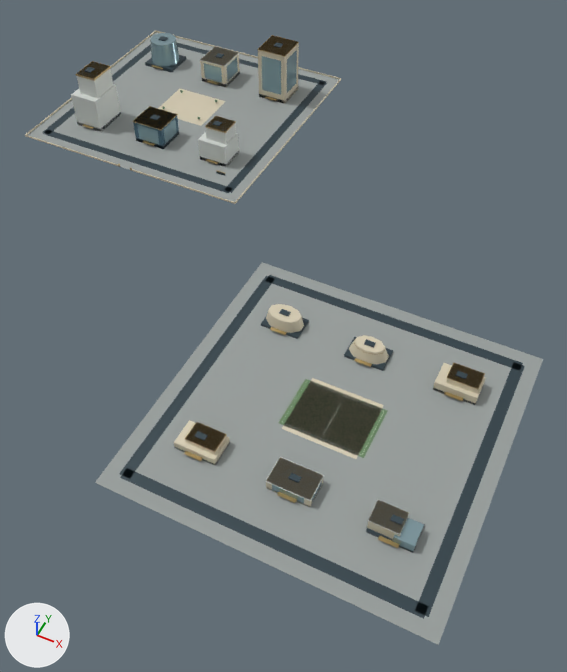
What one commit did to the glTF model web/public/assets/3d/ampliworld/GC-CITY-2030/GC-TILE-17-25.glb.
Both versions are drawn from a 50 mm lens placed at (7373.0, -10648.0, 642.0), pointed at (7091.0, -10084.0, -64.0). Lighting does not change. The marker at lower left points along +X, +Y and +Z. The picture after the commit comes second. Where no turn or scale is listed for an object, it has been applied to the vertices. Vertices at exactly the same position are counted once.

The scene before the commit, as lines of its bpy script (objects in view):
```python
ob_gc_tile_17_25_blue = bpy.data.objects.new('GC-TILE-17-25-blue', me_mesh_8)
ob_gc_tile_17_25_blue.location = (0.0, 0.0, 0.0)
ob_gc_tile_17_25_dark = bpy.data.objects.new('GC-TILE-17-25-dark', me_mesh_1)
ob_gc_tile_17_25_dark.location = (0.0, 0.0, 0.0)
ob_gc_tile_17_25_field = bpy.data.objects.new('GC-TILE-17-25-field', me_mesh_9)
ob_gc_tile_17_25_field.location = (0.0, 0.0, 0.0)
ob_gc_tile_17_25_glass = bpy.data.objects.new('GC-TILE-17-25-glass', me_mesh_6)
ob_gc_tile_17_25_glass.location = (0.0, 0.0, 0.0)
ob_gc_tile_17_25_gold = bpy.data.objects.new('GC-TILE-17-25-gold', me_mesh_5)
ob_gc_tile_17_25_gold.location = (0.0, 0.0, 0.0)
ob_gc_tile_17_25_ivory = bpy.data.objects.new('GC-TILE-17-25-ivory', me_mesh_2)
ob_gc_tile_17_25_ivory.location = (0.0, 0.0, 0.0)
ob_gc_tile_17_25_leaf = bpy.data.objects.new('GC-TILE-17-25-leaf', me_mesh_4)
ob_gc_tile_17_25_leaf.location = (0.0, 0.0, 0.0)
ob_gc_tile_17_25_paving = bpy.data.objects.new('GC-TILE-17-25-paving', me_mesh_0)
ob_gc_tile_17_25_paving.location = (0.0, 0.0, 0.0)
ob_gc_tile_17_25_white = bpy.data.objects.new('GC-TILE-17-25-white', me_mesh_7)
ob_gc_tile_17_25_white.location = (0.0, 0.0, 0.0)
```
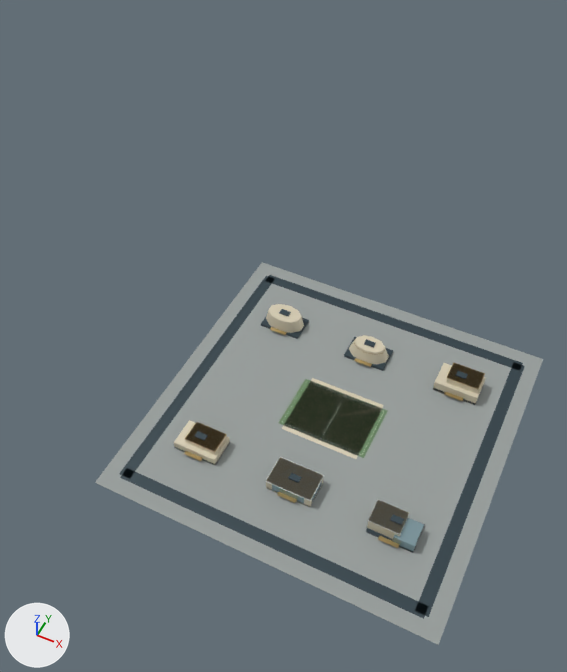
The change, as a diff of the scene's bpy script:
```diff
--- a/web/public/assets/3d/ampliworld/GC-CITY-2030/GC-TILE-17-25.glb.py
+++ b/web/public/assets/3d/ampliworld/GC-CITY-2030/GC-TILE-17-25.glb.py
@@ me_mesh_0 @@
-me_mesh_0.from_pydata(...)  # 16 vertices, 24 faces; spans x 6621.0..7379.0, y -10379.0..-9621.0, z 0.0
+me_mesh_0.from_pydata(...)  # 8 vertices, 12 faces; spans x 7041.0..7379.0, y -10379.0..-10041.0, z 0.0
+# me_mesh_0 part 1: the loose piece of 8 vertices spanning x 6621.0..6959.0, y -9959.0..-9621.0, z 0.0 is deleted
 me_mesh_0.materials.append(mat_paving)
@@ me_mesh_1 @@
-me_mesh_1.from_pydata(...)  # 264 vertices, 396 faces; spans x 6636.0..7364.0, y -10364.0..-9636.0, z 0.0..79.0
+me_mesh_1.from_pydata(...)  # 128 vertices, 192 faces; spans x 7056.0..7364.0, y -10364.0..-10056.0, z 0.0..21.0
+# me_mesh_1 part 2: 17 loose pieces with 136 vertices, spanning x 6636.0..6944.0, y -9944.0..-9636.0, z 0.0..79.0, are deleted
 me_mesh_1.materials.append(mat_dark)
@@ me_mesh_2 @@
-me_mesh_2.from_pydata(...)  # 164 vertices, 260 faces; spans x 6620.0..7332.0, y -10312.0..-9620.0, z 0.0..76.0
+me_mesh_2.from_pydata(...)  # 100 vertices, 164 faces; spans x 7088.0..7332.0, y -10312.0..-10104.0, z 0.0..20.0
+# me_mesh_2 part 3: 8 loose pieces with 64 vertices, spanning x 6620.0..6960.0, y -9960.0..-9620.0, z 0.0..76.0, are deleted
 me_mesh_2.materials.append(mat_ivory)
@@ me_mesh_5 @@
-me_mesh_5.from_pydata(...)  # 438 vertices, 720 faces; spans x 6669.0..7331.0, y -10316.0..-9675.0, z 0.0..78.0
+me_mesh_5.from_pydata(...)  # 196 vertices, 336 faces; spans x 7090.0..7331.0, y -10316.0..-10105.0, z 4.0..20.0
+# me_mesh_5 part 4: 25 loose pieces with 242 vertices, spanning x 6669.0..6919.0, y -9960.0..-9675.0, z 0.0..78.0, are deleted
 me_mesh_5.materials.append(mat_gold)
@@ me_mesh_6 @@
-me_mesh_6.from_pydata(...)  # 158 vertices, 244 faces; spans x 6667.0..7332.0, y -10313.0..-9675.0, z 0.0..67.0
+me_mesh_6.from_pydata(...)  # 40 vertices, 60 faces; spans x 7187.0..7332.0, y -10313.0..-10283.0, z 0.0..12.0
+# me_mesh_6 part 10: 13 loose pieces with 118 vertices, spanning x 6667.0..6912.0, y -9899.0..-9675.0, z 5.0..67.0, are deleted
 me_mesh_6.materials.append(mat_glass)
@@ me_mesh_7 @@
-me_mesh_7.from_pydata(...)  # 144 vertices, 216 faces; spans x 6669.0..7317.0, y -10313.0..-9675.0, z 0.0..78.0
+me_mesh_7.from_pydata(...)  # 104 vertices, 156 faces; spans x 7166.0..7317.0, y -10313.0..-10181.0, z 0.0..16.0
+# me_mesh_7 part 5: the loose piece of 8 vertices spanning x 6769.0..6811.0, y -9721.0..-9675.0, z 35.0 is deleted
+# me_mesh_7 part 6: the loose piece of 8 vertices spanning x 6879.0..6909.0, y -9890.0..-9862.0, z 32.0..51.0 is deleted
+# me_mesh_7 part 7: the loose piece of 8 vertices spanning x 6669.0..6711.0, y -9903.0..-9853.0, z 0.0..48.0 is deleted
+# me_mesh_7 part 8: the loose piece of 8 vertices spanning x 6679.0..6708.0, y -9894.0..-9856.0, z 48.0..78.0 is deleted
+# me_mesh_7 part 9: the loose piece of 8 vertices spanning x 6869.0..6911.0, y -9896.0..-9860.0, z 0.0..32.0 is deleted
 me_mesh_7.materials.append(mat_white)
@@ ob_gc_tile_17_25_leaf @@
-ob_gc_tile_17_25_leaf = bpy.data.objects.new('GC-TILE-17-25-leaf', me_mesh_4)
@@ ob_gc_tile_17_25_blue @@
-ob_gc_tile_17_25_blue = bpy.data.objects.new('GC-TILE-17-25-blue', me_mesh_8)
```

Location of each change, [x1, y1, x2, y2] in pixels of the pictures (567 x 672 px):
'GC-TILE-17-25-paving', reshaped (13% narrower, 37% shorter)
    before: [28, 32, 543, 645]
    after: [95, 262, 543, 645]
'GC-TILE-17-25-dark', reshaped (16% narrower, 41% shorter)
    before: [43, 36, 525, 619]
    after: [119, 275, 525, 619]
'GC-TILE-17-25-ivory', reshaped (32% narrower, 54% shorter)
    before: [25, 31, 486, 539]
    after: [174, 304, 486, 539]
'GC-TILE-17-25-white', reshaped (57% narrower, 69% shorter)
    before: [71, 46, 409, 535]
    after: [265, 382, 409, 535]
'GC-TILE-17-25-glass', reshaped
    before: [137, 33, 424, 552]
    after: [272, 481, 424, 552]
'GC-TILE-17-25-gold', reshaped
    before: [76, 35, 485, 548]
    after: [184, 327, 485, 548]
'GC-TILE-17-25-blue', deleted
    before: [133, 107, 179, 149]
'GC-TILE-17-25-leaf', deleted
    before: [162, 90, 217, 119]
part 1 of me_mesh_0, deleted
    before: [28, 32, 340, 202]
part 2 of me_mesh_1, deleted
    before: [43, 36, 327, 193]
part 3 of me_mesh_2, deleted
    before: [25, 31, 341, 204]
part 4 of me_mesh_5, deleted
    before: [76, 35, 299, 174]
part 5 of me_mesh_7, deleted
    before: [200, 46, 239, 67]
part 6 of me_mesh_7, deleted
    before: [206, 117, 236, 144]
part 7 of me_mesh_7, deleted
    before: [71, 84, 121, 132]
part 8 of me_mesh_7, deleted
    before: [77, 62, 113, 98]
part 9 of me_mesh_7, deleted
    before: [198, 132, 239, 167]
part 10 of me_mesh_6, deleted
    before: [137, 33, 297, 145]
